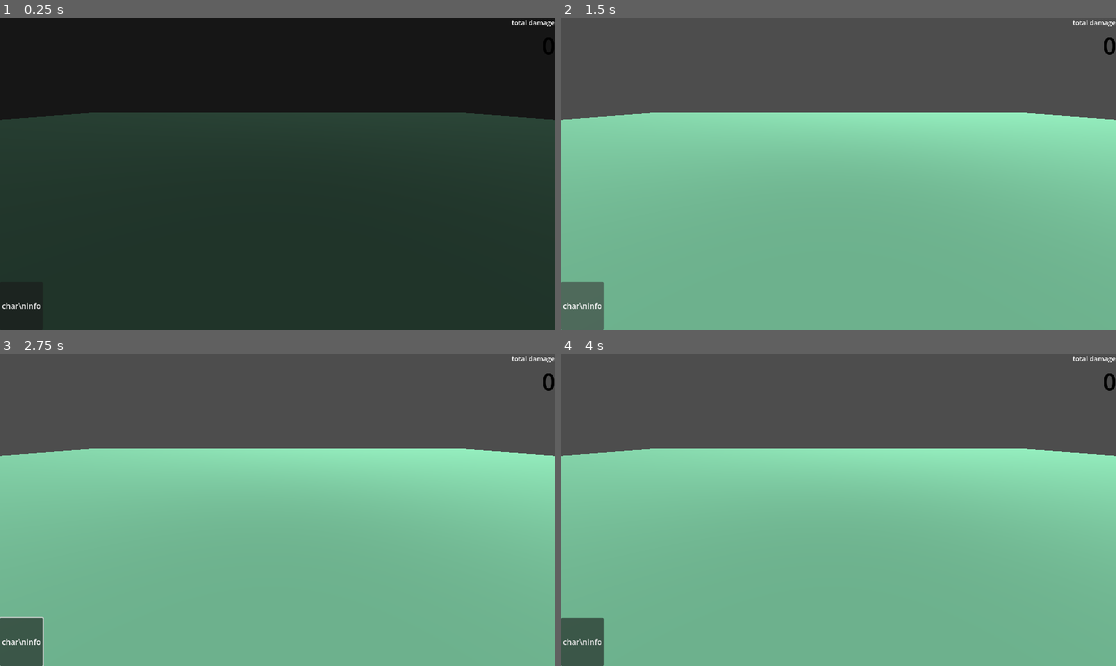
Above: before the commit, frames 1-4 (two rows, left to right).
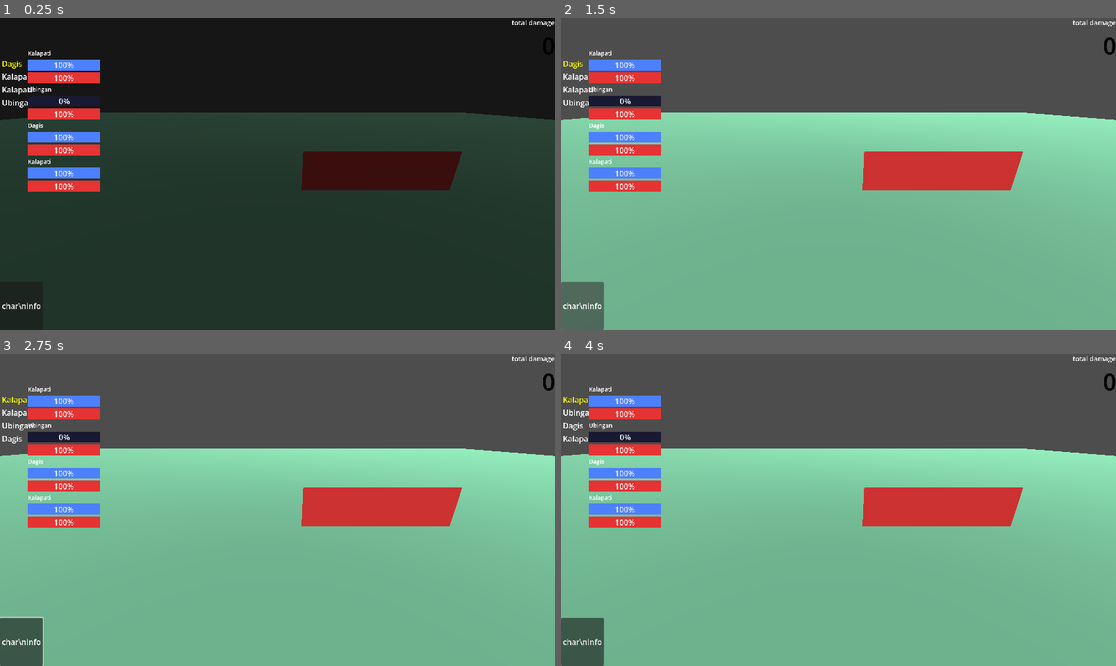
Above: after the commit, the same moments.

Repository: entomma/Mabiyasa
Game: Godot game, scene res://Scenes/Battle.tscn
Two runs of this game, one before a commit and one after it. Both use one fixed random seed, a clock stepped at 60 frames per second and the inputs below. This scene is started directly instead of the project's main scene.
Inputs (mouse positions are in pixels of both pictures, inside the frame that each line leads up to):
- Up to frame 1 (0.25 s): no input
- Up to frame 2 (1.5 s): move the mouse to (960, 158) at 0.52 s; hold Right (ui_right) 0.53-1.25 s; click (960, 158) at 0.67 s; click "char\ninfo" at 1.25 s
- Up to frame 3 (2.75 s): tap Enter at 2 s; move the mouse to (166, 525) at 2.02 s; hold Down (ui_down) from 2.03 s (still down)
- Up to frame 4 (4 s): tap Space at 2.75 s; move the mouse to (894, 441) at 2.77 s; release Down (ui_down) at 2.78 s; hold Right (ui_right) 2.78-3.53 s; tap Enter at 3.5 s; move the mouse to (810, 572) at 3.52 s; hold Up (ui_up) from 3.53 s (still down); click (810, 572) at 3.67 s

The runs differ from the first frame. In frame 1, 7.4% of the frame differs, in the area x 0-84%, y 10-56%; in frame 2, 7.4%; in frame 3, 7.4%; in frame 4, 7.4%.
Error before the commit: Out of bounds get index '0' (on base: 'Array') (res://Scripts/Battle.gd:297)

Commit message:
ehh idk if this works

Diff:
--- /dev/null
+++ b/Resources/Cards/aku.tres
@@ -0,0 +1,12 @@
+[gd_resource type="Resource" script_class="WordCard" format=3 uid="uid://g8h4c8en8qce"]
+
+[ext_resource type="Script" uid="uid://c45njmt8b0c61" path="res://Scripts/WordCard.gd" id="1_dyxf0"]
+
+[resource]
+script = ExtResource("1_dyxf0")
+card_id = 11
+kapampangan_text = "Aku"
+english_hint = "Me"
+card_type = "Pronoun"
+category = "General"
+metadata/_custom_type_script = "uid://c45njmt8b0c61"
--- a/Resources/Enemies/kalapati.tres
+++ b/Resources/Enemies/kalapati.tres
@@ -15,7 +15,7 @@
 attack_per_level = 8.0
 defense_per_level = 4.0
 shield_element = "Wind"
-shield_hp = 3000
+shield_hp = 700
 shield_hp_per_level = 80.0
 is_shield_active = true
 reward_gold = 10
--- a/Scenes/Battle.tscn
+++ b/Scenes/Battle.tscn
@@ -34,14 +34,12 @@
 [node name="BattleUI" type="CanvasLayer" parent="." unique_id=718896688]
 
 [node name="TurnOrder" type="VBoxContainer" parent="BattleUI" unique_id=2110049413]
-anchors_preset = -1
 offset_left = 4.0
 offset_top = 83.0
 offset_right = 224.0
 offset_bottom = 483.0
 
 [node name="TopRight" type="HBoxContainer" parent="BattleUI" unique_id=281507103]
-anchors_preset = -1
 offset_left = -400.0
 offset_bottom = 60.0
 grow_horizontal = 0
--- a/Scripts/Battle.gd
+++ b/Scripts/Battle.gd
@@ -24,6 +24,11 @@
 var ult_buttons: Array = []
 var portrait_containers: Array = []
 
+# HP Bar references
+var enemy_hp_bars: Array = []
+var enemy_shield_bars: Array = []
+var player_hp_bars: Array = []
+
 # Battle state
 var turn_queue: Array = []
 var current_turn_index: int = 0
@@ -70,6 +75,8 @@
 	setup_enemies()
 	build_turn_queue()
 	setup_character_portraits()
+	setup_player_hp()
+	setup_hp_bars()
 	setup_battle_sprites()
 	draw_hand()
 	start_battle()
@@ -182,6 +189,182 @@
 
 	print("Created ", ult_buttons.size(), " ult buttons for ", GameManager.player_party.size(), " party members")
 
+# NEW: Setup player HP tracking
+func setup_player_hp():
+	print("\n=== DEBUG: Player HP Setup ===")
+	for char in GameManager.player_party:
+		if not char.has_meta("battle_hp"):
+			var max_hp = char.max_hp if "max_hp" in char else 100
+			char.set_meta("battle_hp", max_hp)
+			print(char.character_name, " - Max HP: ", max_hp)
+	print("===========================\n")
+
+# NEW: Load all available enemies from res://Resources/Enemies/
+func get_available_enemies() -> Array:
+	var available = []
+	var dir = DirAccess.open("res://Resources/Enemies/")
+	if dir:
+		dir.list_dir_begin()
+		var file_name = dir.get_next()
+		while file_name != "":
+			if file_name.ends_with(".tres"):
+				var enemy_data = load("res://Resources/Enemies/" + file_name)
+				if enemy_data:
+					available.append(enemy_data)
+			file_name = dir.get_next()
+	print("Available enemies loaded: ", available.size())
+	return available
+
+# NEW: Randomize enemy count (1-4) and select random enemies
+func setup_enemies():
+	var available_enemies = get_available_enemies()
+	if available_enemies.is_empty():
+		push_error("No enemies found in res://Resources/Enemies/")
+		return
+
+	var enemy_count = randi_range(1, 4)
+	print("\n=== Spawning ", enemy_count, " enemies ===")
+
+	enemies.clear()
+	for i in range(enemy_count):
+		var random_enemy_data = available_enemies[randi() % available_enemies.size()]
+		var enemy_instance = {
+			"data": random_enemy_data,
+			"current_hp": random_enemy_data.get_actual_hp(),
+			"current_shield_hp": random_enemy_data.get_actual_shield_hp(),
+			"is_shield_active": random_enemy_data.is_shield_active
+		}
+		enemies.append(enemy_instance)
+		print("Enemy %d: %s (HP: %d)" % [i + 1, random_enemy_data.enemy_name, enemy_instance.current_hp])
+
+func setup_hp_bars():
+	# Setup player HP bars in portraits
+	for i in range(portrait_containers.size()):
+		var portrait_container = portrait_containers[i]
+		var char_data = GameManager.player_party[i]
+
+		# Get actual max HP - use max_hp property directly
+		var max_hp = char_data.max_hp if "max_hp" in char_data else 100
+
+		# Create HP bar
+		var hp_bar = ProgressBar.new()
+		hp_bar.name = "HPBar"
+		hp_bar.custom_minimum_size = Vector2(80, 8)
+		hp_bar.min_value = 0
+		hp_bar.max_value = float(max_hp)
+		hp_bar.value = float(max_hp)
+
+		# Style HP bar - red
+		var style = StyleBoxFlat.new()
+		style.bg_color = Color(0.2, 0.2, 0.2)  # Dark background
+		hp_bar.add_theme_stylebox_override("background", style)
+
+		var fill_style = StyleBoxFlat.new()
+		fill_style.bg_color = Color(0.9, 0.2, 0.2)  # Red for HP
+		hp_bar.add_theme_stylebox_override("fill", fill_style)
+
+		portrait_container.add_child(hp_bar)
+		player_hp_bars.append(hp_bar)
+
+	# Setup enemy HP bars (for all enemies)
+	setup_enemy_hp_bars()
+
+# UPDATED: Setup enemy HP bars for ALL enemies
+func setup_enemy_hp_bars():
+	if enemies.size() == 0:
+		return
+
+	# Create a container for all enemy HP bars
+	var enemy_bars_root = VBoxContainer.new()
+	enemy_bars_root.name = "AllEnemyHPBars"
+	enemy_bars_root.anchor_top = 0.1
+	enemy_bars_root.anchor_left = 0.05
+
+	for i in range(enemies.size()):
+		var target = enemies[i]
+
+		# Create Shield Bar (blue, on top)
+		var shield_bar = ProgressBar.new()
+		shield_bar.name = "EnemyShieldBar_" + str(i)
+		shield_bar.custom_minimum_size = Vector2(150, 12)
+		shield_bar.min_value = 0
+		shield_bar.max_value = target.data.get_actual_shield_hp() if target.data.has_method("get_actual_shield_hp") else 50
+		shield_bar.value = target.current_shield_hp if target.is_shield_active else 0
+
+		# Style shield bar - blue
+		var shield_bg = StyleBoxFlat.new()
+		shield_bg.bg_color = Color(0.1, 0.1, 0.2)
+		shield_bar.add_theme_stylebox_override("background", shield_bg)
+
+		var shield_fill = StyleBoxFlat.new()
+		shield_fill.bg_color = Color(0.3, 0.5, 1.0)  # Light blue
+		shield_bar.add_theme_stylebox_override("fill", shield_fill)
+
+		enemy_shield_bars.append(shield_bar)
+
+		# Create HP Bar (red, below shield)
+		var hp_bar = ProgressBar.new()
+		hp_bar.name = "EnemyHPBar_" + str(i)
+		hp_bar.custom_minimum_size = Vector2(150, 12)
+		hp_bar.min_value = 0
+		hp_bar.max_value = target.data.get_actual_hp() if target.data.has_method("get_actual_hp") else 100
+		hp_bar.value = target.current_hp
+
+		# Style HP bar - red
+		var hp_bg = StyleBoxFlat.new()
+		hp_bg.bg_color = Color(0.2, 0.1, 0.1)
+		hp_bar.add_theme_stylebox_override("background", hp_bg)
+
+		var hp_fill = StyleBoxFlat.new()
+		hp_fill.bg_color = Color(0.9, 0.2, 0.2)  # Red
+		hp_bar.add_theme_stylebox_override("fill", hp_fill)
+
+		enemy_hp_bars.append(hp_bar)
+
+		# Create container for this enemy's bars with name label
+		var enemy_container = VBoxContainer.new()
+		enemy_container.name = "Enemy_" + str(i)
+
+		# Enemy name label
+		var name_label = Label.new()
+		name_label.text = target.data.enemy_name
+		name_label.add_theme_color_override("font_color", Color.WHITE)
+		name_label.add_theme_font_size_override("font_size", 12)
+		enemy_container.add_child(name_label)
+
+		enemy_container.add_child(shield_bar)
+		enemy_container.add_child(hp_bar)
+
+		enemy_bars_root.add_child(enemy_container)
+
+	get_node("BattleUI").add_child(enemy_bars_root)
+
+# UPDATED: Update HP bars - now handles all enemies
+func update_hp_bars():
+	# Update player HP bars
+	for i in range(player_hp_bars.size()):
+		if i < GameManager.player_party.size():
+			var char_data = GameManager.player_party[i]
+			var hp_bar = player_hp_bars[i]
+			var max_hp = float(char_data.max_hp) if "max_hp" in char_data else 100.0
+			var current_hp = float(char_data.get_meta("battle_hp")) if char_data.has_meta("battle_hp") else max_hp
+			hp_bar.max_value = max_hp
+			hp_bar.value = current_hp
+
+	# Update ALL enemy HP bars
+	for i in range(enemies.size()):
+		if i < enemy_hp_bars.size():
+			var target = enemies[i]
+			var max_hp = float(target.data.get_actual_hp()) if target.data.has_method("get_actual_hp") else 100.0
+			enemy_hp_bars[i].max_value = max_hp
+			enemy_hp_bars[i].value = float(target.current_hp)
+
+		if i < enemy_shield_bars.size():
+			var target = enemies[i]
+			var max_shield = float(target.data.get_actual_shield_hp()) if target.data.has_method("get_actual_shield_hp") else 50.0
+			enemy_shield_bars[i].max_value = max_shield
+			enemy_shield_bars[i].value = float(target.current_shield_hp) if target.is_shield_active else 0.0
+
 func _on_ult_pressed(char_index: int):
 	# Set the character who owns this ult button
 	current_character = GameManager.player_party[char_index]
@@ -220,18 +403,6 @@
 	hover_style.corner_radius_bottom_left = 999
 	hover_style.corner_radius_bottom_right = 999
 	btn.add_theme_stylebox_override("hover", hover_style)
-
-func setup_enemies():
-	if GameManager.active_enemy_data:
-		var enemy_instance = {
-			"data": GameManager.active_enemy_data,
-			"current_hp": GameManager.active_enemy_data.get_actual_hp(),
-			"current_shield_hp": GameManager.active_enemy_data.get_actual_shield_hp(),
-			"is_shield_active": GameManager.active_enemy_data.is_shield_active
-		}
-		enemies.append(enemy_instance)
-		print("Enemy setup: ", GameManager.active_enemy_data.enemy_name)
-		print("Enemy HP: ", enemy_instance.current_hp)
 
 func build_turn_queue():
 	turn_queue.clear()
@@ -595,11 +766,14 @@
 
 	print("Enemy HP: ", target.current_hp, "/", target.data.get_actual_hp())
 
+	update_hp_bars()
+
 	if target.current_hp <= 0:
 		print("Enemy defeated!")
 		enemies.erase(target)
 		check_battle_end()
 
+# UPDATED: Enemy turn now applies damage to player
 func enemy_turn(enemy_instance: Dictionary):
 	print("Enemy attacks!")
 	await get_tree().create_timer(1.5).timeout
@@ -610,12 +784,22 @@
 		var damage = enemy_instance.data.base_attack
 		print("Enemy deals ", damage, " to ", target.character_name)
 
+		# Apply damage to player HP
+		var current_hp = target.get_meta("battle_hp") if target.has_meta("battle_hp") else target.max_hp
+		current_hp -= damage
+		target.set_meta("battle_hp", max(0, current_hp))
+		update_hp_bars()
+
 	current_turn_index += 1
 	process_next_turn()
 
 func check_battle_end():
 	if enemies.size() == 0:
-		print("Victory!")
+		print("Victory! All enemies defeated!")
+		# Remove all enemy HP bars
+		var bars_node = get_node_or_null("BattleUI/AllEnemyHPBars")
+		if bars_node:
+			bars_node.queue_free()
 		await get_tree().create_timer(2.0).timeout
 		SupabaseManager.add_pulls(1)
 		get_tree().change_scene_to_file("res://Scenes/Zone1.tscn")
@@ -652,9 +836,9 @@
 		var char_data = GameManager.player_party[i]
 		spawn_character(char_data, i, "player")
 
-	# Spawn enemy
-	if GameManager.active_enemy_data:
-		spawn_enemy()
+	# Spawn all randomized enemies
+	for i in range(enemies.size()):
+		spawn_enemy(i)
 
 func spawn_character(data: CharacterData, index: int, side: String):
 	# Try loading by character name (lowercase)
@@ -682,18 +866,22 @@
 	instance.name = side + "_" + data.character_name
 	$Background.add_child(instance)
 
-func spawn_enemy():
-	# Enemies use placeholders for now
-	create_enemy_placeholder()
-
-func create_enemy_placeholder():
-	if not GameManager.active_enemy_data:
-		return
+# NEW: Spawn enemy with index
+func spawn_enemy(index: int):
+	create_enemy_placeholder(index)
+
+# NEW: Create placeholder for specific enemy
+func create_enemy_placeholder(index: int):
+	if index >= enemies.size():
+		return
+
+	var enemy_data = enemies[index].data
 	var sprite = AnimatedSprite3D.new()
-	sprite.name = "Enemy_Placeholder"
-	sprite.position = Vector3(3, 0, 0)
-
-	# Create colored placeholder
+	sprite.name = "Enemy_Placeholder_" + str(index)
+
+	# Spread enemies horizontally
+	sprite.position = Vector3(2 + (index * 1.5), 0, 0)
+
 	var img = Image.create(64, 64, false, Image.FORMAT_RGBA8)
 	img.fill(Color(0.8, 0.2, 0.2))
 	var tex = ImageTexture.create_from_image(img)
@@ -703,8 +891,6 @@
 	frames.add_frame("idle", tex)
 	sprite.sprite_frames = frames
 	sprite.animation = "idle"
-
-	# FIX: Make enemy bigger
 	sprite.scale = Vector3(3, 3, 1)
 
 	$Background.add_child(sprite)
